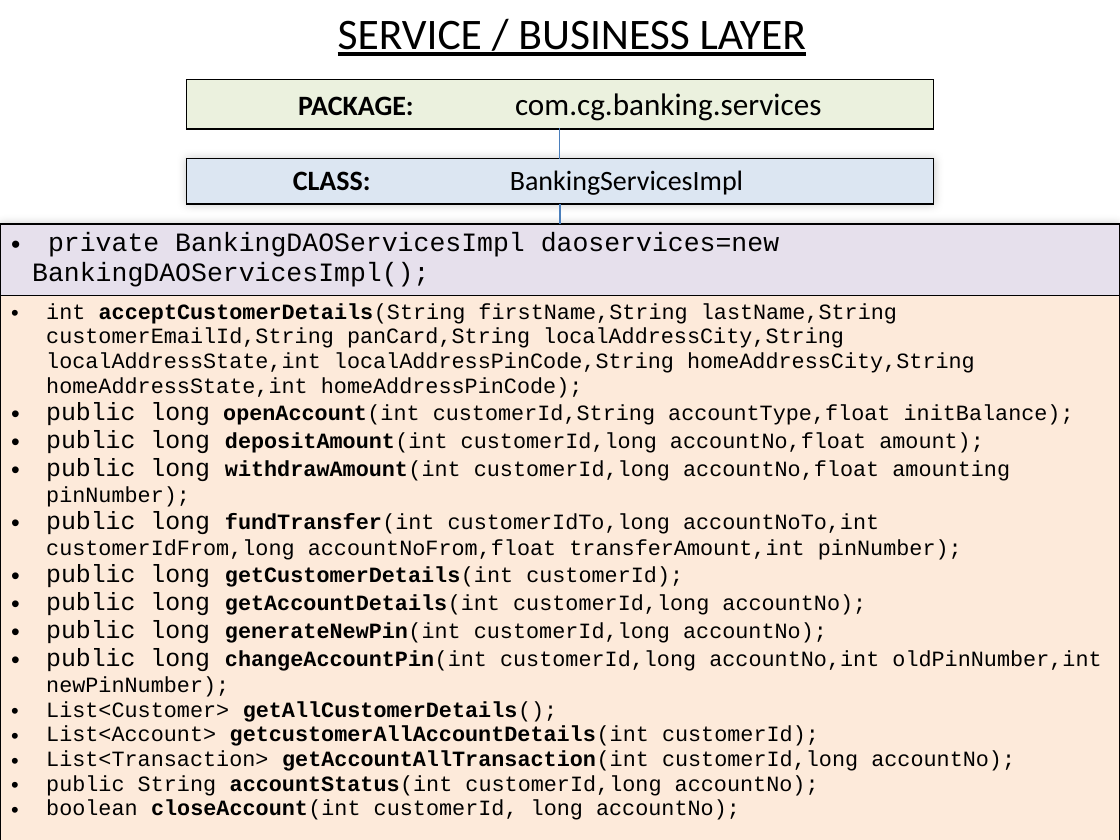
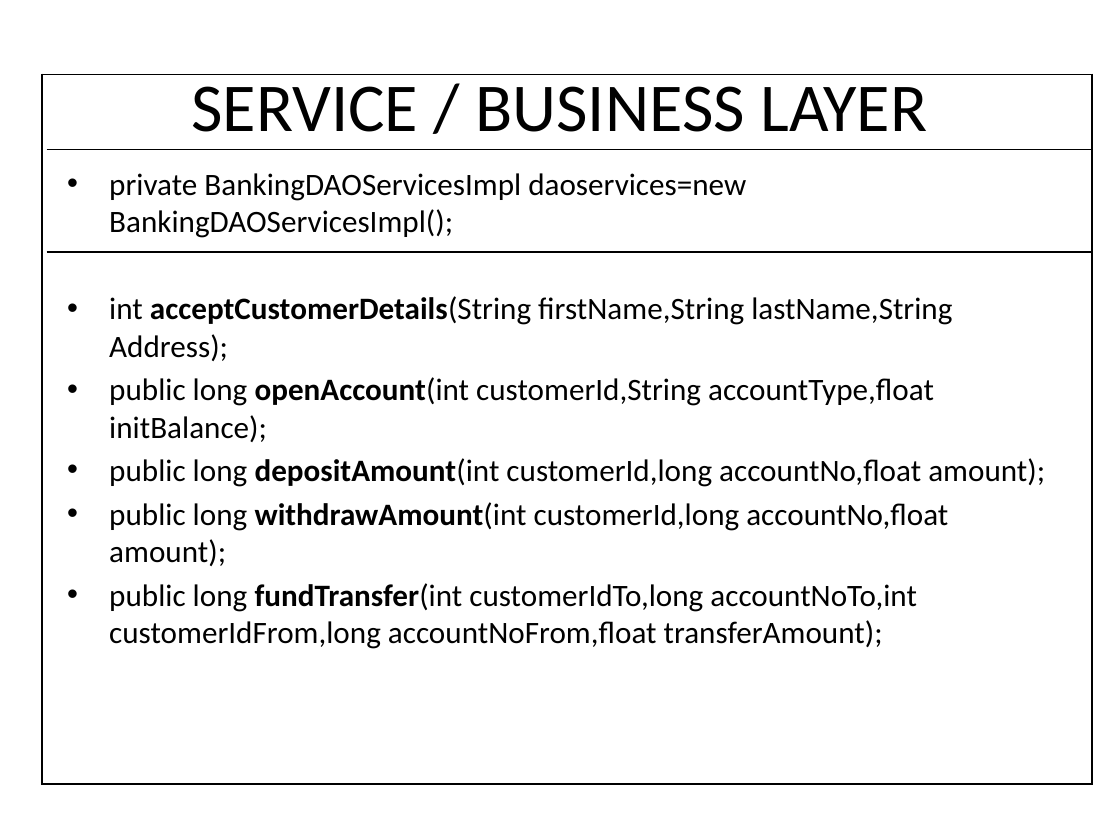
Before and after one commit to Manisha-shivagari/ppt, a slide deck: slide 7 of SHYAM_BANKING_PPT.pptx (slide 5 before the commit). Drawn at 1120x840 pixels with LibreOffice and Linux fonts; fonts in the diff are those of the drawing. Boxes give left, top, right and bottom in pixels: in the first picture for what was removed or moved away, otherwise in the second. Text is boxed around its words. In the diff, an @@ line names an element or a change of style, - is before the commit and + after.

```diff
--- a/SHYAM_BANKING_PPT.pptx
+++ b/SHYAM_BANKING_PPT.pptx
@@ title "SERVICE / BUSINESS LAYER": place and size @@
-title "SERVICE / BUSINESS LAYER" at (338,20,806,56)
+title "SERVICE / BUSINESS LAYER" at (191,74,927,132)
@@ title "SERVICE / BUSINESS LAYER" at (191,74,927,132): size 28 to 44 pt, underline off; alignment left to centre; vertical alignment top to middle @@
@@ table added at (41,74,1092,784), 1 rows, 1 columns @@
+
@@ table removed at (187,80,934,128), 1 rows, 1 columns @@
-PACKAGE: com.cg.banking.services
@@ line added from (47, 149) to (1092, 149), #000000 0.75 pt @@
@@ line removed from (560, 129) to (560, 159) @@
@@ text added at (109,173,1045,649), 20 pt, text #000000 @@
+• private BankingDAOServicesImpl daoservices=new BankingDAOServicesImpl();
+• int acceptCustomerDetails(String firstName,String lastName,String Address);
+• public long openAccount(int customerId,String accountType,float initBalance);
+• public long depositAmount(int customerId,long accountNo,float amount);
+• public long withdrawAmount(int customerId,long accountNo,float amount);
+• public long fundTransfer(int customerIdTo,long accountNoTo,int customerIdFrom,long accountNoFrom,float transferAmount);
@@ table removed at (187,159,934,205), 1 rows, 1 columns @@
-CLASS: BankingServicesImpl
@@ line removed from (560, 204) to (560, 224) @@
@@ table removed at (0,224,1120,824), 2 rows, 1 columns @@
-private BankingDAOServicesImpl daoservices=new BankingDAOServicesImpl();
-int acceptCustomerDetails(String firstName,String lastName,String customerEmailId,String panCard,String localAddressCity,String localAddressState,int localAddressPinCode,String homeAddressCity,String homeAddressState,int homeAddressPinCode); / public long openAccount(int customerId,String accountType,float initBalance); / public long depositAmount(int customerId,long accountNo,float amount); / public long withdrawAmount(int customerId,long accountNo,float amounting pinNumber); / public long fundTransfer(int customerIdTo,long accountNoTo,int customerIdFrom,long accountNoFrom,float transferAmount,int pinNumber); / public long getCustomerDetails(int customerId); / public long getAccountDetails(int customerId,long accountNo); / public long generateNewPin(int customerId,long accountNo); / public long changeAccountPin(int customerId,long accountNo,int oldPinNumber,int newPinNumber); / List<Customer> getAllCustomerDetails(); / List<Account> getcustomerAllAccountDetails(int customerId); / List<Transaction> getAccountAllTransaction(int customerId,long accountNo); / public String accountStatus(int customerId,long accountNo); / boolean closeAccount(int customerId, long accountNo);
@@ line added from (47, 252) to (47, 252), #4B7EBC 0.75 pt @@
@@ line added from (47, 252) to (1092, 252), #000000 0.75 pt @@
```
Also in this commit, not shown: 4 other slides changed, 4 slides added, 3 slides removed.
